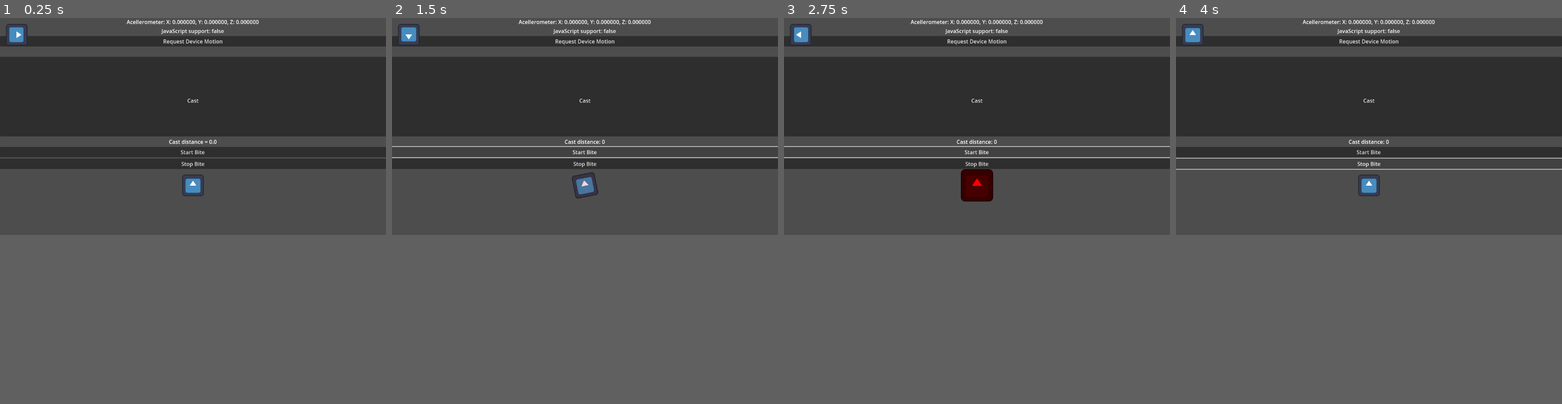
Above: before the commit, frames 1-4 (left to right).
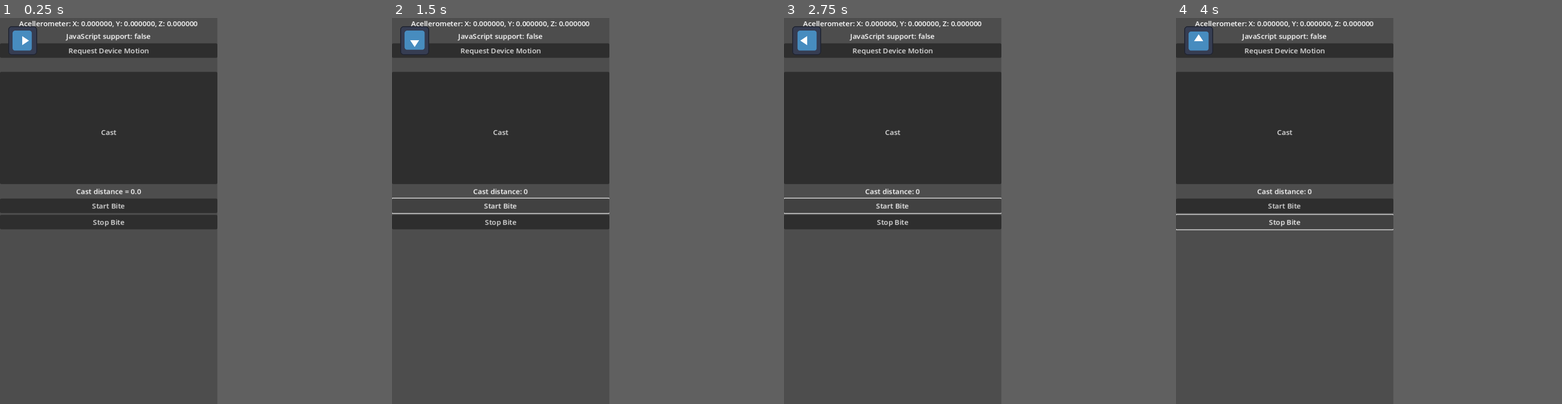
Above: after the commit, the same moments.

Repository: egreenfield323/CS390-group-prototype-2
Game: Godot game, scene res://scenes/test/input_demo.tscn
Same seed, same stepped clock (60 frames per second), same inputs: the game is played once before the commit and once after it. The engine's default icon, where the game draws it, is replaced by a stand-in: a white triangle on a blue panel in a dark square.
Inputs:
- Up to frame 1 (0.25 s): no input
- Up to frame 2 (1.5 s): click "Cast" at 0.5 s; click "Start Bite" at 1.25 s
- Up to frame 3 (2.75 s): click "Start Bite" at 2 s
- Up to frame 4 (4 s): click "Request Device Motion" at 2.75 s; click "Stop Bite" at 3.5 s
In our replay, the window is 799x449 before the commit and 450x799 after it. These sizes can differ from the game's own. Grey fills any space a smaller window leaves; there, only what the larger window draws over its background counts as a difference.

The runs differ from the first frame. In frame 1, 25% of the frame differs, in the area x 0-100%, y 0-57%; in frame 2, 23%; in frame 3, 23%; in frame 4, 23%.

Commit message:
Add gameplay logic for casting, waiting, and setting the hook when the fish bites

Diff:
--- a/project.godot
+++ b/project.godot
@@ -20,6 +20,12 @@
 DevInputs="*res://scenes/ui/dev_inputs.tscn"
 WebInput="*res://autoload/web_input.gd"
 
+[display]
+
+window/size/viewport_width=480
+window/size/viewport_height=853
+window/stretch/mode="canvas_items"
+
 [input]
 
 toggle_dev_inputs={
--- /dev/null
+++ b/resources/default.tres
@@ -0,0 +1,3 @@
+[gd_resource type="Theme" format=3 uid="uid://cl7rjoolrg5ji"]
+
+[resource]
--- /dev/null
+++ b/scenes/bobber.tscn
@@ -0,0 +1,165 @@
+[gd_scene load_steps=7 format=3 uid="uid://bxm35o0mkuqdw"]
+
+[ext_resource type="Texture2D" uid="uid://cn7mcv8hhkd01" path="res://icon.svg" id="1_rnxl6"]
+[ext_resource type="Script" path="res://scenes/main_scenes/bobber.gd" id="2_c5rik"]
+
+[sub_resource type="Animation" id="Animation_s58ms"]
+resource_name = "fish_swarm"
+length = 7.0
+step = 0.125
+tracks/0/type = "value"
+tracks/0/imported = false
+tracks/0/enabled = true
+tracks/0/path = NodePath("Shadows/Fish:position")
+tracks/0/interp = 2
+tracks/0/loop_wrap = true
+tracks/0/keys = {
+"times": PackedFloat32Array(0, 5, 6.5, 6.75, 7),
+"transitions": PackedFloat32Array(1, 1e+06, 1, 1, 1),
+"update": 0,
+"values": [Vector2(0, 590), Vector2(0, 290), Vector2(0, 290), Vector2(0, 60), Vector2(0, -3.8147e-06)]
+}
+tracks/1/type = "value"
+tracks/1/imported = false
+tracks/1/enabled = true
+tracks/1/path = NodePath("Shadows/Fish:self_modulate")
+tracks/1/interp = 2
+tracks/1/loop_wrap = true
+tracks/1/keys = {
+"times": PackedFloat32Array(0, 5, 6.5, 6.75, 7),
+"transitions": PackedFloat32Array(1, 1, 1, 1, 1),
+"update": 0,
+"values": [Color(1, 1, 1, 0), Color(1, 1, 1, 1), Color(1, 1, 1, 1), Color(1, 1, 1, 1), Color(1, 1, 1, 0)]
+}
+
+[sub_resource type="Animation" id="Animation_8lcqo"]
+length = 0.001
+tracks/0/type = "value"
+tracks/0/imported = false
+tracks/0/enabled = true
+tracks/0/path = NodePath("Shadows/Fish:position")
+tracks/0/interp = 1
+tracks/0/loop_wrap = true
+tracks/0/keys = {
+"times": PackedFloat32Array(0),
+"transitions": PackedFloat32Array(1),
+"update": 0,
+"values": [Vector2(0, 590)]
+}
+tracks/1/type = "value"
+tracks/1/imported = false
+tracks/1/enabled = true
+tracks/1/path = NodePath("Shadows/Fish:self_modulate")
+tracks/1/interp = 1
+tracks/1/loop_wrap = true
+tracks/1/keys = {
+"times": PackedFloat32Array(0),
+"transitions": PackedFloat32Array(1),
+"update": 0,
+"values": [Color(1, 1, 1, 0)]
+}
+tracks/2/type = "value"
+tracks/2/imported = false
+tracks/2/enabled = true
+tracks/2/path = NodePath(".:rotation")
+tracks/2/interp = 1
+tracks/2/loop_wrap = true
+tracks/2/keys = {
+"times": PackedFloat32Array(0),
+"transitions": PackedFloat32Array(1),
+"update": 0,
+"values": [0.0]
+}
+tracks/3/type = "value"
+tracks/3/imported = false
+tracks/3/enabled = true
+tracks/3/path = NodePath(".:scale")
+tracks/3/interp = 1
+tracks/3/loop_wrap = true
+tracks/3/keys = {
+"times": PackedFloat32Array(0),
+"transitions": PackedFloat32Array(1),
+"update": 0,
+"values": [Vector2(0.1, 0.1)]
+}
+tracks/4/type = "value"
+tracks/4/imported = false
+tracks/4/enabled = true
+tracks/4/path = NodePath(".:self_modulate")
+tracks/4/interp = 1
+tracks/4/loop_wrap = true
+tracks/4/keys = {
+"times": PackedFloat32Array(0),
+"transitions": PackedFloat32Array(1),
+"update": 0,
+"values": [Color(1, 1, 0, 1)]
+}
+
+[sub_resource type="Animation" id="Animation_bxx2o"]
+resource_name = "fish_biting"
+loop_mode = 1
+step = 0.125
+tracks/0/type = "value"
+tracks/0/imported = false
+tracks/0/enabled = true
+tracks/0/path = NodePath(".:rotation")
+tracks/0/interp = 1
+tracks/0/loop_wrap = true
+tracks/0/keys = {
+"times": PackedFloat32Array(0, 0.25, 0.75),
+"transitions": PackedFloat32Array(1, 1, 1),
+"update": 0,
+"values": [0.0, 0.174533, -0.174533]
+}
+tracks/1/type = "value"
+tracks/1/imported = false
+tracks/1/enabled = true
+tracks/1/path = NodePath(".:scale")
+tracks/1/interp = 1
+tracks/1/loop_wrap = true
+tracks/1/keys = {
+"times": PackedFloat32Array(0, 0.125, 0.25, 0.375, 0.5),
+"transitions": PackedFloat32Array(1, 1, 1, 1, 1),
+"update": 0,
+"values": [Vector2(0.1, 0.1), Vector2(0.125, 0.125), Vector2(0.075, 0.075), Vector2(0.113, 0.113), Vector2(0.1, 0.1)]
+}
+tracks/2/type = "value"
+tracks/2/imported = false
+tracks/2/enabled = true
+tracks/2/path = NodePath(".:self_modulate")
+tracks/2/interp = 1
+tracks/2/loop_wrap = true
+tracks/2/keys = {
+"times": PackedFloat32Array(0, 0.25, 0.375),
+"transitions": PackedFloat32Array(1, 1, 1),
+"update": 0,
+"values": [Color(1, 1, 0, 1), Color(1, 0, 0, 1), Color(1, 1, 0, 1)]
+}
+
+[sub_resource type="AnimationLibrary" id="AnimationLibrary_or7ce"]
+_data = {
+"RESET": SubResource("Animation_8lcqo"),
+"fish_biting": SubResource("Animation_bxx2o"),
+"fish_swarm": SubResource("Animation_s58ms")
+}
+
+[node name="Bobber" type="Sprite2D"]
+self_modulate = Color(1, 1, 0, 1)
+scale = Vector2(0.1, 0.1)
+texture = ExtResource("1_rnxl6")
+script = ExtResource("2_c5rik")
+
+[node name="Animation" type="AnimationPlayer" parent="."]
+libraries = {
+"": SubResource("AnimationLibrary_or7ce")
+}
+
+[node name="Shadows" type="Node2D" parent="."]
+modulate = Color(0, 0, 0, 1)
+show_behind_parent = true
+
+[node name="Fish" type="Sprite2D" parent="Shadows"]
+self_modulate = Color(1, 1, 1, 0)
+position = Vector2(0, 590)
+scale = Vector2(3, 3)
+texture = ExtResource("1_rnxl6")
--- /dev/null
+++ b/scenes/main_scenes/bobber.gd
@@ -0,0 +1,57 @@
+extends Sprite2D
+
+signal cast_finished
+
+const MIN_PIXELS_ON_CAST = 75
+const MAX_PIXELS_ON_CAST = 650
+
+const CAST_ANIM_TIME = 1.0
+
+
+func _ready() -> void:
+	hide()
+
+
+func cast(distance: float) -> void:
+	var pixels := _distance_to_pixels(distance)
+
+	show()
+	var tween := create_tween()
+	tween.set_ease(Tween.EASE_OUT)
+	tween.tween_property(self, "position", Vector2.DOWN * pixels, CAST_ANIM_TIME)
+	tween.finished.connect(
+		func():
+			cast_finished.emit()
+	)
+
+
+func clear() -> void:
+	hide()
+	position = Vector2.ZERO
+
+
+func trigger_fish_swarm_anim(call_when_done: Callable) -> void:
+	$Animation.animation_finished.connect(
+		func(_anim_name: String): call_when_done.call()
+	)
+	$Animation.play("fish_swarm")
+
+
+func trigger_biting_anim() -> void:
+	$Animation.play("fish_biting")
+
+
+# Call inside _process
+func reel_to(distance: float) -> void:
+	var pixels := _distance_to_pixels(distance)
+	position.y = pixels
+
+
+func _distance_to_pixels(distance: float) -> float:
+	return remap(
+		distance,
+		Game.MIN_DISTANCE,
+		Game.MAX_DISTANCE,
+		MIN_PIXELS_ON_CAST,
+		MAX_PIXELS_ON_CAST
+	)
--- /dev/null
+++ b/scenes/main_scenes/game_state_machine.gd
@@ -0,0 +1,11 @@
+extends StateMachine
+
+const INITIAL_STATE = Game.States.CASTING
+
+var game: Game
+
+
+@warning_ignore("shadowed_variable")
+func begin(game: Game) -> void:
+	self.game = game
+	change_state_to(INITIAL_STATE)
--- a/scenes/main_scenes/main.gd
+++ b/scenes/main_scenes/main.gd
@@ -1,4 +1,19 @@
 extends Node2D
+class_name Game
+
+enum States {
+	CASTING,
+	AWAITING_BITE,
+	BITING,
+	FISH_HOOKED,
+	SHOWING_REWARD,
+}
+
+const MIN_ACELLERATION = 0.0
+const MAX_ACELLERATION = 120.0
+
+const MIN_DISTANCE = 0.0
+const MAX_DISTANCE = 100.0
 
 const MAX_DIFFICULTY = 10.0
 const MIN_DIFFICULTY = 0.0
@@ -6,15 +21,44 @@
 const MIN_PULLS = 1
 const MAX_PULLS = 20
 
+@onready var state_map = {
+	States.CASTING: $States/Casting,
+	States.AWAITING_BITE: $States/AwaitingBite,
+	States.BITING: $States/Biting,
+	States.FISH_HOOKED: $States/FishHooked,
+	States.SHOWING_REWARD: $States/ShowingReward,
+}
+
+@onready var ui := $UI
+
+var current_cast_distance := 0.0
+
 
 # Called when the node enters the scene tree for the first time.
 func _ready() -> void:
-	pass # Replace with function body.
+	$States.states = state_map
+	$States.begin(self)
 
 
-# Called every frame. 'delta' is the elapsed time since the previous frame.
-func _process(delta: float) -> void:
-	pass
+static func acceleration_to_distance(acceleration: float) -> float:
+	return remap(acceleration, MIN_ACELLERATION, MAX_ACELLERATION, MIN_DISTANCE, MAX_DISTANCE)
+
+
+func be_ready_for_casting() -> void:
+	ui.enable_casting()
+
+
+func trigger_cast(distance: float, call_on_finished: Callable) -> void:
+	$Bobber.cast(distance)
+	$Bobber.cast_finished.connect(call_on_finished)
+
+
+func trigger_fish_swarm(call_when_done: Callable) -> void:
+	$Bobber.trigger_fish_swarm_anim(call_when_done)
+
+
+func trigger_bite() -> void:
+	$Bobber.trigger_biting_anim()
 
 
 func catch_event(fish_difficulty: float) -> void:
--- a/scenes/main_scenes/main.tscn
+++ b/scenes/main_scenes/main.tscn
@@ -1,9 +1,52 @@
-[gd_scene load_steps=2 format=3 uid="uid://ca053xlmm15oj"]
+[gd_scene load_steps=10 format=3 uid="uid://ca053xlmm15oj"]
 
 [ext_resource type="Script" path="res://scenes/main_scenes/main.gd" id="1_7ewth"]
+[ext_resource type="Script" path="res://scenes/main_scenes/game_state_machine.gd" id="2_8yytw"]
+[ext_resource type="Texture2D" uid="uid://cn7mcv8hhkd01" path="res://icon.svg" id="2_kd644"]
+[ext_resource type="Script" path="res://scenes/main_scenes/states/casting.gd" id="3_bg48q"]
+[ext_resource type="Script" path="res://scenes/main_scenes/states/awaiting_bite.gd" id="4_4pna0"]
+[ext_resource type="PackedScene" uid="uid://bet1ebge4k8uj" path="res://scenes/ui/ui.tscn" id="4_xuen3"]
+[ext_resource type="PackedScene" uid="uid://bxm35o0mkuqdw" path="res://scenes/bobber.tscn" id="5_ndfyd"]
+[ext_resource type="Script" path="res://scenes/main_scenes/states/biting.gd" id="5_sa70k"]
+[ext_resource type="Script" path="res://scenes/main_scenes/states/fish_hooked.gd" id="6_nced1"]
 
 [node name="Main" type="Node2D"]
 script = ExtResource("1_7ewth")
 
-[node name="Pull_Timer" type="Timer" parent="."]
+[node name="States" type="Node" parent="."]
+script = ExtResource("2_8yytw")
+
+[node name="Casting" type="Node" parent="States"]
+script = ExtResource("3_bg48q")
+
+[node name="AwaitingBite" type="Node" parent="States"]
+script = ExtResource("4_4pna0")
+
+[node name="Biting" type="Node" parent="States"]
+script = ExtResource("5_sa70k")
+
+[node name="FishHooked" type="Node" parent="States"]
+script = ExtResource("6_nced1")
+
+[node name="ShowingReward" type="Node" parent="States"]
+
+[node name="PullTimer" type="Timer" parent="."]
 one_shot = true
+
+[node name="Water" type="Sprite2D" parent="."]
+modulate = Color(0.0668142, 0.192864, 0.358876, 1)
+position = Vector2(-239, 52)
+scale = Vector2(3.74219, 5.28125)
+texture = ExtResource("2_kd644")
+centered = false
+
+[node name="Player" type="Sprite2D" parent="."]
+scale = Vector2(0.5, 0.5)
+texture = ExtResource("2_kd644")
+
+[node name="Camera" type="Camera2D" parent="Player"]
+offset = Vector2(0, 300)
+
+[node name="Bobber" parent="." instance=ExtResource("5_ndfyd")]
+
+[node name="UI" parent="." instance=ExtResource("4_xuen3")]
--- /dev/null
+++ b/scenes/main_scenes/state.gd
@@ -0,0 +1,17 @@
+# From Aidan's previous prototype (with modification).
+extends Node
+class_name State
+
+@onready var state_machine: StateMachine = get_parent()
+
+
+func _ready() -> void:
+	process_mode = ProcessMode.PROCESS_MODE_DISABLED
+
+
+func enter() -> void:
+	pass
+
+
+func exit() -> void:
+	pass
--- /dev/null
+++ b/scenes/main_scenes/state_machine.gd
@@ -0,0 +1,17 @@
+# From Aidan's previous prototype.
+extends Node
+class_name StateMachine
+
+# state_identifier (Variant): state (State)
+var states: Dictionary # Set before calling change_state_to
+var current_state: State = null
+
+
+func change_state_to(state_id) -> void:
+	if not state_id in states:
+		push_error("State " + str(state_id) + " doesn't exist!")
+		return
+	if current_state != null:
+		current_state.exit()
+	current_state = states[state_id]
+	current_state.enter()
--- /dev/null
+++ b/scenes/main_scenes/states/awaiting_bite.gd
@@ -0,0 +1,9 @@
+extends State
+
+
+func enter() -> void:
+	state_machine.game.trigger_fish_swarm(_on_fish_bite)
+
+
+func _on_fish_bite() -> void:
+	state_machine.change_state_to(Game.States.BITING)
--- /dev/null
+++ b/scenes/main_scenes/states/biting.gd
@@ -0,0 +1,43 @@
+extends State
+
+const MIN_BITE_TIME = 2.5
+const MAX_BITE_TIME = 5.0
+
+var timer: Timer = Timer.new()
+
+
+func enter() -> void:
+	state_machine.game.trigger_bite()
+	timer.one_shot = true
+	process_mode = PROCESS_MODE_INHERIT
+	add_child(timer)
+	timer.timeout.connect(_bite_timeout)
+	_begin_bite_timer()
+	WebInput.hook_set.connect(_on_hook_set)
+	WebInput.start_bite()
+
+
+func exit() -> void:
+	timer.queue_free()
+	WebInput.hook_set.disconnect(_on_hook_set)
+	process_mode = PROCESS_MODE_DISABLED
+
+
+func _begin_bite_timer() -> void:
+	var time := randf_range(MIN_BITE_TIME, MAX_BITE_TIME)
+
+	timer.wait_time = time
+	timer.start()
+	print(timer.wait_time)
+	timer.timeout.connect(
+		func(): print("Timeout")
+	)
+
+
+func _bite_timeout() -> void:
+	WebInput.stop_bite()
+	state_machine.change_state_to(Game.States.AWAITING_BITE)
+
+
+func _on_hook_set() -> void:
+	state_machine.change_state_to(Game.States.FISH_HOOKED)
--- /dev/null
+++ b/scenes/main_scenes/states/casting.gd
@@ -0,0 +1,24 @@
+extends State
+
+var game: Game
+
+
+func enter() -> void:
+	game = state_machine.game
+	game.ui.cast_released.connect(_on_cast_released)
+	game.be_ready_for_casting()
+
+
+func _on_cast_released(acelleration: float) -> void:
+	game.trigger_cast(
+		Game.acceleration_to_distance(acelleration),
+		_on_cast_finished
+	)
+
+
+func _on_cast_finished() -> void:
+	state_machine.change_state_to(Game.States.AWAITING_BITE)
+
+
+func exit() -> void:
+	game.ui.cast_released.disconnect(_on_cast_released)
--- /dev/null
+++ b/scenes/main_scenes/states/fish_hooked.gd
@@ -0,0 +1,4 @@
+extends State
+
+
+# Put gameplay logic for reaction events and/or reeling here.
--- a/scenes/ui/dev_inputs.tscn
+++ b/scenes/ui/dev_inputs.tscn
@@ -4,6 +4,7 @@
 [ext_resource type="Script" path="res://scenes/ui/dev_inputs/dev_inputs.gd" id="1_1pwaj"]
 
 [node name="DevInputs" type="CanvasLayer"]
+layer = 2
 script = ExtResource("1_1pwaj")
 
 [node name="Margin" type="MarginContainer" parent="."]
--- /dev/null
+++ b/scenes/ui/ui.gd
@@ -0,0 +1,20 @@
+extends CanvasLayer
+
+signal cast_released(acceleration: float)
+
+
+func _ready() -> void:
+	$Margin/CastButton.hide()
+
+
+func enable_casting() -> void:
+	$Margin/CastButton.show()
+
+
+func _on_cast_button_down() -> void:
+	WebInput.start_cast()
+
+
+func _on_cast_button_released() -> void:
+	$Margin/CastButton.hide()
+	cast_released.emit(WebInput.stop_cast())
--- /dev/null
+++ b/scenes/ui/ui.tscn
@@ -0,0 +1,28 @@
+[gd_scene load_steps=3 format=3 uid="uid://bet1ebge4k8uj"]
+
+[ext_resource type="Theme" uid="uid://cl7rjoolrg5ji" path="res://resources/default.tres" id="1_2f4iu"]
+[ext_resource type="Script" path="res://scenes/ui/ui.gd" id="1_a70a8"]
+
+[node name="UI" type="CanvasLayer"]
+script = ExtResource("1_a70a8")
+
+[node name="Margin" type="MarginContainer" parent="."]
+anchors_preset = 15
+anchor_right = 1.0
+anchor_bottom = 1.0
+grow_horizontal = 2
+grow_vertical = 2
+theme = ExtResource("1_2f4iu")
+theme_override_constants/margin_left = 50
+theme_override_constants/margin_top = 50
+theme_override_constants/margin_right = 50
+theme_override_constants/margin_bottom = 50
+
+[node name="CastButton" type="Button" parent="Margin"]
+custom_minimum_size = Vector2(0, 150)
+layout_mode = 2
+size_flags_vertical = 8
+text = "Hold to cast"
+
+[connection signal="button_down" from="Margin/CastButton" to="." method="_on_cast_button_down"]
+[connection signal="button_up" from="Margin/CastButton" to="." method="_on_cast_button_released"]
Not shown: 1 places in scenes/ui/dev_inputs.tscn that only renumber resources
